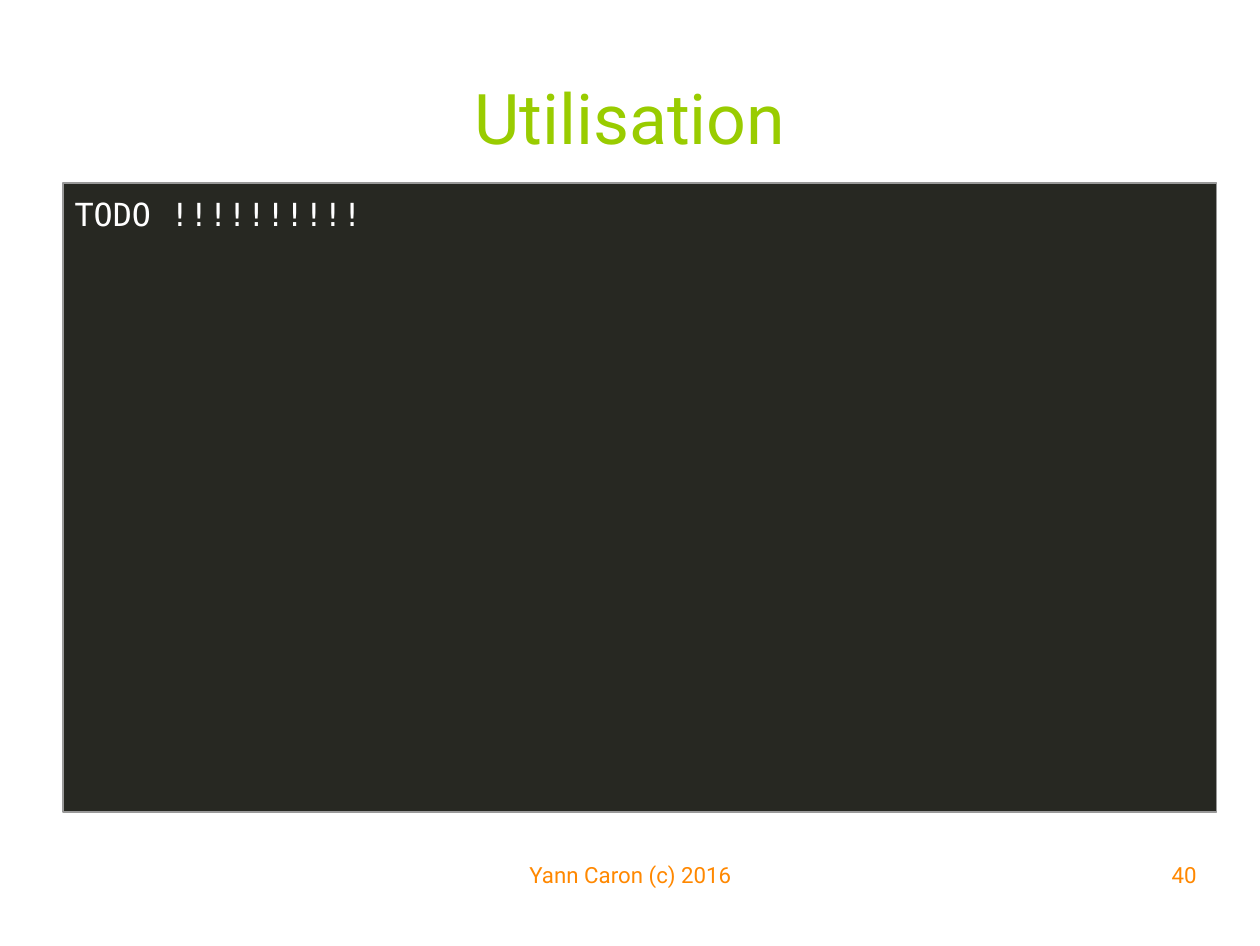
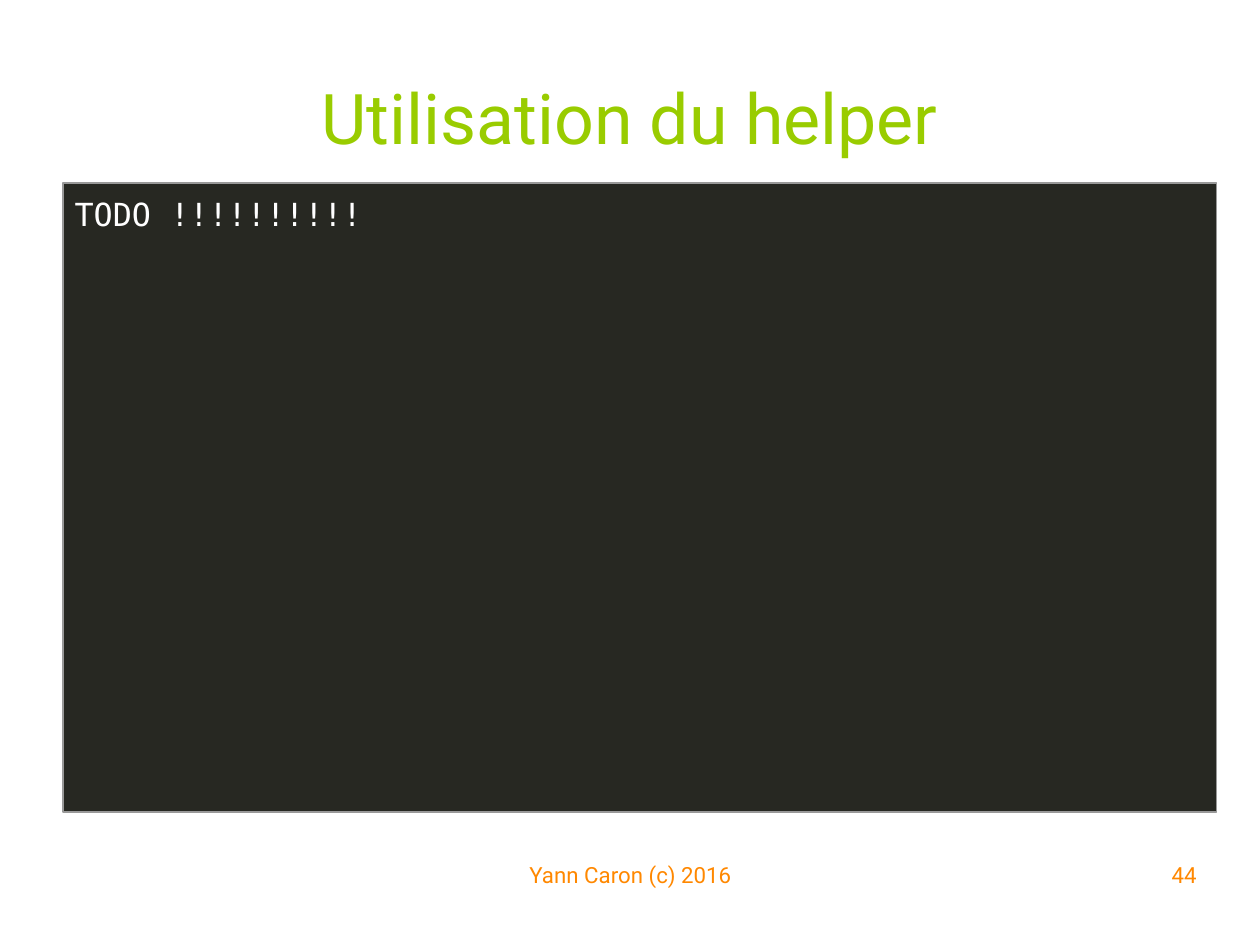
Before and after one commit to YannCaron/Android-ENSG, a slide deck: slide 44 of 10 - Spatialite.odp (slide 40 before the commit). Drawn at 1260x946 pixels with LibreOffice and Linux fonts; fonts in the diff are those of the drawing; background and template pictures are left out. Boxes give left, top, right and bottom in pixels: in the first picture for what was removed or moved away, otherwise in the second. Text is boxed around its words. In the diff, an @@ line names an element or a change of style, - is before the commit and + after.

```diff
--- a/10 - Spatialite.odp
+++ b/10 - Spatialite.odp
@@ title at [321, 91, 937, 159]: text changed @@
-Utilisation
+Utilisation du helper
@@ page number at [1172, 867, 1197, 883]: text changed @@
-40
+44
```
Also in this commit, not shown: 6 other slides changed, 12 slides added, 1 other file.
